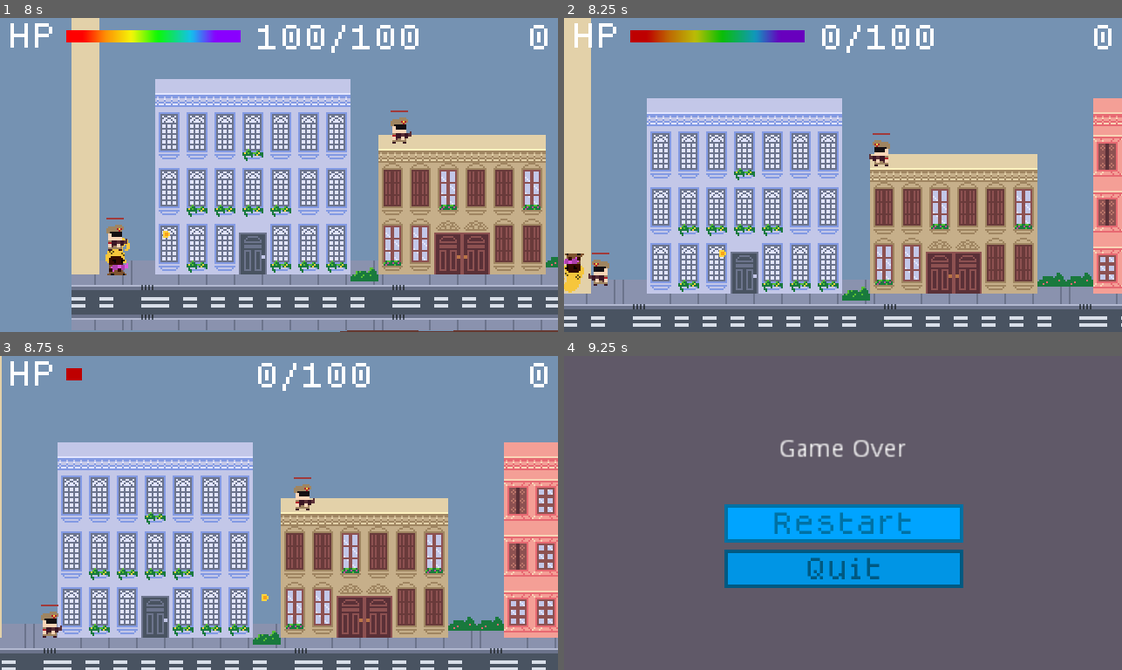
Above: before the commit, frames 1-4 (two rows, left to right).
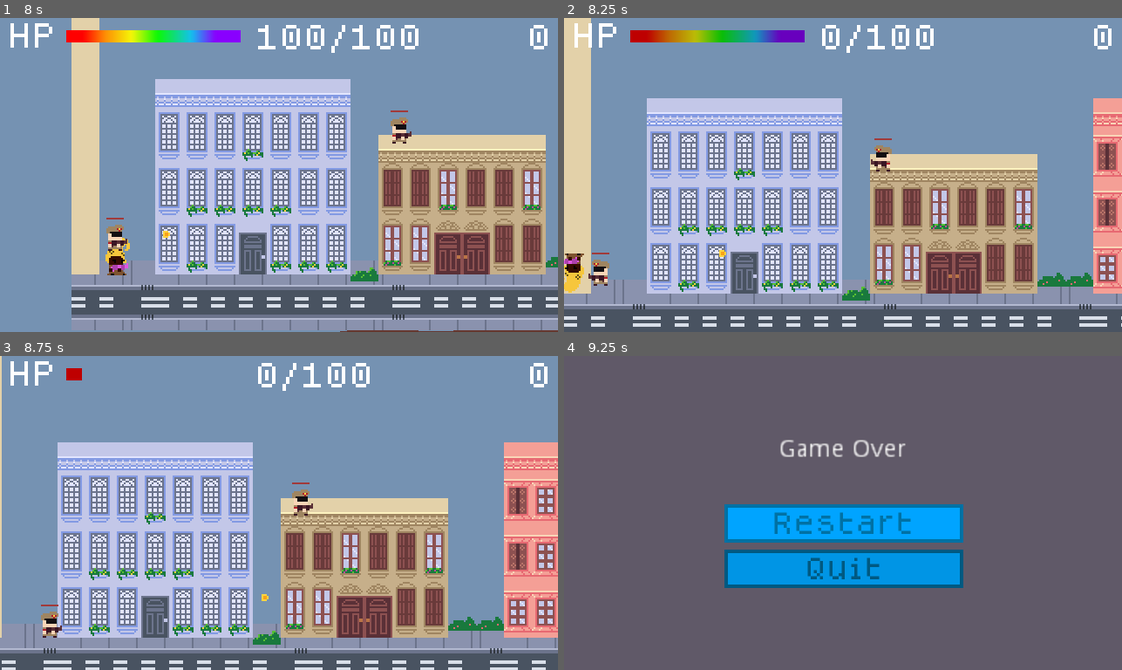
Above: after the commit, the same moments.

Repository: hamiltonromualdo/bring-ur-glam
Game: Godot game, scene res://src/UserInterface/TitleScreen.tscn
The game is run twice, just before and just after one commit, with the same random seed, the same clock (stepped at 60 frames per second) and the same inputs. Sound files missing from this copy of the repository are replaced by a short silence.
Inputs (mouse positions are in pixels of both pictures, inside the frame that each line leads up to):
- Up to frame 1 (8 s): tap Enter at 0.5 s; move the mouse to (401, 159) at 0.52 s; hold Right (ui_right) 0.53-2.03 s; tap Space at 1.25 s; move the mouse to (167, 190) at 1.27 s; move the mouse to (334, 105) at 2.02 s; hold Left (ui_left) 2.03-2.78 s; move the mouse to (251, 237) at 2.77 s; hold Right (ui_right) 2.78-4.28 s; move the mouse to (446, 222) at 3.52 s; move the mouse to (111, 127) at 4.27 s; hold Left (ui_left) 4.28-5.03 s; move the mouse to (306, 175) at 5.02 s; hold Right (ui_right) 5.03-5.78 s; move the mouse to (195, 96) at 5.77 s; hold Left (ui_left) 5.78-6.5 s; click "Play" at 6.5 s; click "Play" at 7.25 s
- Up to frame 2 (8.25 s): move the mouse to (965, 159) at 8.02 s; hold Left (ui_left) from 8.03 s (still down)
- Up to frame 3 (8.75 s): keep holding Left (ui_left)
- Up to frame 4 (9.25 s): move the mouse to (731, 528) at 8.77 s; release Left (ui_left) at 8.78 s; hold Right (ui_right) from 8.78 s (still down)

Frame 1 is identical in both runs. In frame 2, 0.3% of the frame differs, in the area x 54-59%, y 36-49%; in frame 3, 0.3%; in frame 4, nothing differs.

Commit message:
Adjusting collision on roof tiles

Diff:
--- a/bring_ur_glam/assets/tiles/buildings.tres
+++ b/bring_ur_glam/assets/tiles/buildings.tres
@@ -7,7 +7,7 @@
 
 [sub_resource type="RectangleShape2D" id=1]
 resource_local_to_scene = true
-extents = Vector2( 8, 4.5 )
+extents = Vector2( 8, 3 )
 
 [resource]
 0/name = "0-Block-Brown"
@@ -116,8 +116,8 @@
 7/tile_mode = 0
 7/occluder_offset = Vector2( 8, 8 )
 7/navigation_offset = Vector2( 8, 8 )
-7/shape_offset = Vector2( 8, 11.5 )
-7/shape_transform = Transform2D( 1, 0, 0, 1, 8, 11.5 )
+7/shape_offset = Vector2( 8, 13 )
+7/shape_transform = Transform2D( 1, 0, 0, 1, 8, 13 )
 7/shape = SubResource( 1 )
 7/shape_one_way = true
 7/shape_one_way_margin = 1.0
@@ -126,7 +126,7 @@
 "one_way": true,
 "one_way_margin": 1.0,
 "shape": SubResource( 1 ),
-"shape_transform": Transform2D( 1, 0, 0, 1, 8, 11.5 )
+"shape_transform": Transform2D( 1, 0, 0, 1, 8, 13 )
 } ]
 7/z_index = 0
 8/name = "Brown-2"
@@ -424,8 +424,8 @@
 27/tile_mode = 0
 27/occluder_offset = Vector2( 8, 8 )
 27/navigation_offset = Vector2( 8, 8 )
-27/shape_offset = Vector2( 8, 11.5 )
-27/shape_transform = Transform2D( 1, 0, 0, 1, 8, 11.5 )
+27/shape_offset = Vector2( 8, 13 )
+27/shape_transform = Transform2D( 1, 0, 0, 1, 8, 13 )
 27/shape = SubResource( 1 )
 27/shape_one_way = true
 27/shape_one_way_margin = 1.0
@@ -434,7 +434,7 @@
 "one_way": true,
 "one_way_margin": 1.0,
 "shape": SubResource( 1 ),
-"shape_transform": Transform2D( 1, 0, 0, 1, 8, 11.5 )
+"shape_transform": Transform2D( 1, 0, 0, 1, 8, 13 )
 } ]
 27/z_index = 0
 28/name = "Purple-2"
@@ -732,8 +732,8 @@
 47/tile_mode = 0
 47/occluder_offset = Vector2( 8, 8 )
 47/navigation_offset = Vector2( 8, 8 )
-47/shape_offset = Vector2( 8, 11.5 )
-47/shape_transform = Transform2D( 1, 0, 0, 1, 8, 11.5 )
+47/shape_offset = Vector2( 8, 13 )
+47/shape_transform = Transform2D( 1, 0, 0, 1, 8, 13 )
 47/shape = SubResource( 1 )
 47/shape_one_way = true
 47/shape_one_way_margin = 1.0
@@ -742,7 +742,7 @@
 "one_way": true,
 "one_way_margin": 1.0,
 "shape": SubResource( 1 ),
-"shape_transform": Transform2D( 1, 0, 0, 1, 8, 11.5 )
+"shape_transform": Transform2D( 1, 0, 0, 1, 8, 13 )
 } ]
 47/z_index = 0
 48/name = "Red-2"
@@ -1033,8 +1033,8 @@
 67/tile_mode = 0
 67/occluder_offset = Vector2( 8, 8 )
 67/navigation_offset = Vector2( 8, 8 )
-67/shape_offset = Vector2( 8, 11.5 )
-67/shape_transform = Transform2D( 1, 0, 0, 1, 8, 11.5 )
+67/shape_offset = Vector2( 8, 13 )
+67/shape_transform = Transform2D( 1, 0, 0, 1, 8, 13 )
 67/shape = SubResource( 1 )
 67/shape_one_way = true
 67/shape_one_way_margin = 1.0
@@ -1043,7 +1043,7 @@
 "one_way": true,
 "one_way_margin": 1.0,
 "shape": SubResource( 1 ),
-"shape_transform": Transform2D( 1, 0, 0, 1, 8, 11.5 )
+"shape_transform": Transform2D( 1, 0, 0, 1, 8, 13 )
 } ]
 67/z_index = 0
 68/name = "Grey-2"
@@ -1362,8 +1362,8 @@
 87/tile_mode = 0
 87/occluder_offset = Vector2( 8, 8 )
 87/navigation_offset = Vector2( 8, 8 )
-87/shape_offset = Vector2( 8, 11.5 )
-87/shape_transform = Transform2D( 1, 0, 0, 1, 8, 11.5 )
+87/shape_offset = Vector2( 8, 13 )
+87/shape_transform = Transform2D( 1, 0, 0, 1, 8, 13 )
 87/shape = SubResource( 1 )
 87/shape_one_way = true
 87/shape_one_way_margin = 1.0
@@ -1372,7 +1372,7 @@
 "one_way": true,
 "one_way_margin": 1.0,
 "shape": SubResource( 1 ),
-"shape_transform": Transform2D( 1, 0, 0, 1, 8, 11.5 )
+"shape_transform": Transform2D( 1, 0, 0, 1, 8, 13 )
 } ]
 87/z_index = 0
 88/name = "Green-2"
--- a/bring_ur_glam/src/Levels/BuildingsTileSet.tscn
+++ b/bring_ur_glam/src/Levels/BuildingsTileSet.tscn
@@ -4,7 +4,7 @@
 
 [sub_resource type="RectangleShape2D" id=1]
 resource_local_to_scene = true
-extents = Vector2( 8, 4.5 )
+extents = Vector2( 8, 3 )
 
 [sub_resource type="RectangleShape2D" id=2]
 extents = Vector2( 8, 3 )
@@ -62,7 +62,7 @@
 [node name="StaticBody2D" type="StaticBody2D" parent="Brown-1"]
 
 [node name="CollisionShape2D" type="CollisionShape2D" parent="Brown-1/StaticBody2D"]
-position = Vector2( 0, 3.5 )
+position = Vector2( 0, 5 )
 shape = SubResource( 1 )
 one_way_collision = true
 
@@ -210,7 +210,7 @@
 [node name="StaticBody2D" type="StaticBody2D" parent="Purple-1"]
 
 [node name="CollisionShape2D" type="CollisionShape2D" parent="Purple-1/StaticBody2D"]
-position = Vector2( 0, 3.5 )
+position = Vector2( 0, 5 )
 shape = SubResource( 1 )
 one_way_collision = true
 
@@ -358,7 +358,7 @@
 [node name="StaticBody2D" type="StaticBody2D" parent="Red-1"]
 
 [node name="CollisionShape2D" type="CollisionShape2D" parent="Red-1/StaticBody2D"]
-position = Vector2( 0, 3.5 )
+position = Vector2( 0, 5 )
 shape = SubResource( 1 )
 one_way_collision = true
 
@@ -499,7 +499,7 @@
 [node name="StaticBody2D" type="StaticBody2D" parent="Grey-1"]
 
 [node name="CollisionShape2D" type="CollisionShape2D" parent="Grey-1/StaticBody2D"]
-position = Vector2( 0, 3.5 )
+position = Vector2( 0, 5 )
 shape = SubResource( 1 )
 one_way_collision = true
 
@@ -668,7 +668,7 @@
 [node name="StaticBody2D" type="StaticBody2D" parent="Green-1"]
 
 [node name="CollisionShape2D" type="CollisionShape2D" parent="Green-1/StaticBody2D"]
-position = Vector2( 0, 3.5 )
+position = Vector2( 0, 5 )
 shape = SubResource( 1 )
 one_way_collision = true
 
